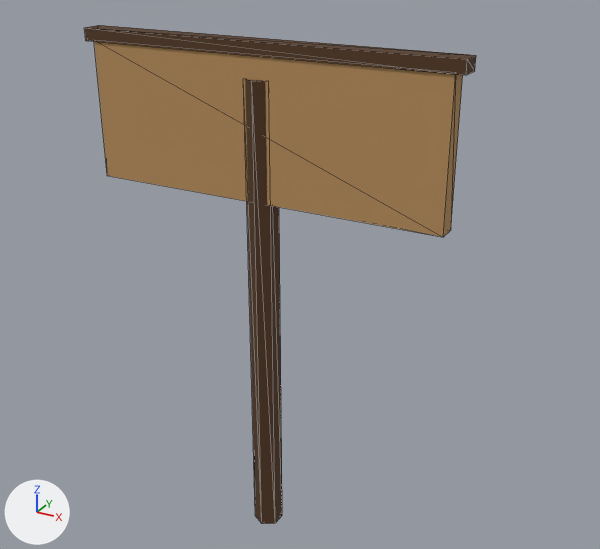
The glTF model assets/models/signboard.glb as it was, and as the next commit left it.
Both versions are drawn from a 50 mm lens placed at (1.29, -2.1, 2.05), pointed at (0.08, 0.09, 0.95). Every picture has the same lights, and +X, +Y and +Z are marked at lower left. The picture after the commit comes second. Mesh edges are drawn as thin lines. Vertices at exactly the same position are counted once.

Script lines for the objects in view, before the commit:
```python
me_cylinder = bpy.data.meshes.new('Cylinder')
me_cylinder.from_pydata(...)  # a 6-sided cylinder along z spanning x -0.04..0.04, y -0.05..0.05, z -0.8..0.8, material slot 0; a box spanning x -0.63..0.63, y -0.04..0.04, z 0.87..0.91, material slot 0; a box spanning x -0.6..0.6, y -0.03..0.03, z 0.43..0.88, material slot 1
me_cylinder.materials.append(mat_wood_dark)  # brown #543821
me_cylinder.materials.append(mat_wood_light)  # orange #b88f5c
ob_signboard = bpy.data.objects.new('signboard', me_cylinder)
ob_signboard.location = (0.0, 0.0, 0.8)
```
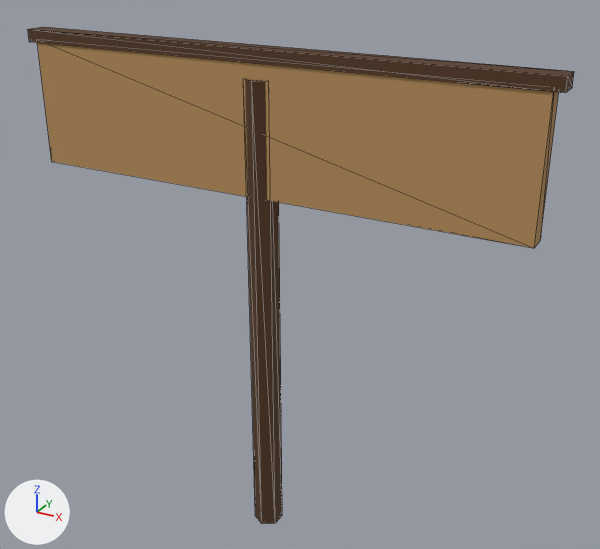
Where the change shows, as pixel boxes (x1, y1, x2, y2) in the pictures (600 x 549 px; the box of a moved part takes in the faces that stretch with it):
'signboard', reshaped (40% wider)
    before: (85, 25, 476, 524)
    after: (28, 27, 574, 524)
part 1 of me_cylinder, moved or reshaped
    before: (85, 25, 476, 75)
    after: (28, 27, 574, 93)
part 2 of me_cylinder, moved or reshaped
    before: (94, 41, 463, 237)
    after: (37, 42, 559, 248)

The edits, one by one:
me_cylinder is used by ob_signboard; location (0.0, 0.0, 0.8).
me_cylinder had 28 vertices, 44 faces and spanned x -0.63..0.63, y -0.05..0.05, z -0.8..0.91.
me_cylinder now has 28 vertices, 44 faces and spans x -0.88..0.88, y -0.05..0.05, z -0.8..0.89.
me_cylinder part 1: the loose piece of 8 vertices spanning x -0.63..0.63, y -0.04..0.04, z 0.87..0.91 is scaled about its middle by (1.4, 1, 1), then moved by (0.0, 0.0, -0.02).
me_cylinder part 2: the loose piece of 8 vertices spanning x -0.6..0.6, y -0.03..0.03, z 0.43..0.88 is scaled about its middle by (1.42, 1, 0.933).
